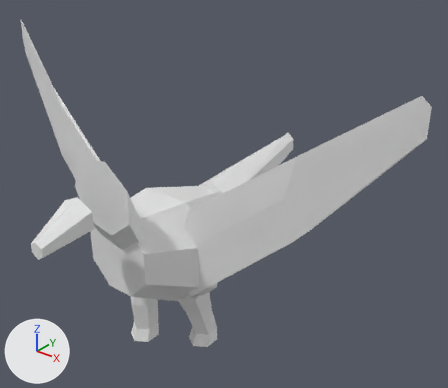
What one commit did to the OBJ model data/animals/cardeal/walk/1.obj.
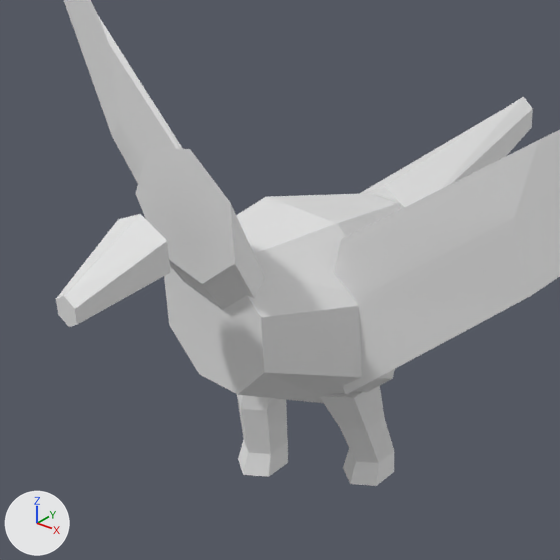
Old and new are each drawn whole from a camera (50 mm lens) standing at (0.582, -0.59, 0.663) and looking at (0.045, 0.082, 0.247) and again close up on the part from 0% to 69% of the width and 20% to 100% of the height. The lights are fixed; the arrows at lower left show +X, +Y and +Z. The first two pictures are the older version. Where no turn or scale is listed for an object, it has been applied to the vertices.

The older version as bpy lines, for what is in view:
```python
me_cardeal_walk_1 = bpy.data.meshes.new('cardeal_walk_1')
me_cardeal_walk_1.from_pydata(...)  # 156 vertices, 280 faces; spans x -0.362..0.36, y -0.228..0.306, z 0.0..0.472
ob_cardeal_walk_1 = bpy.data.objects.new('cardeal_walk_1', me_cardeal_walk_1)
ob_cardeal_walk_1.location = (0.0, 0.0, 0.0)
```
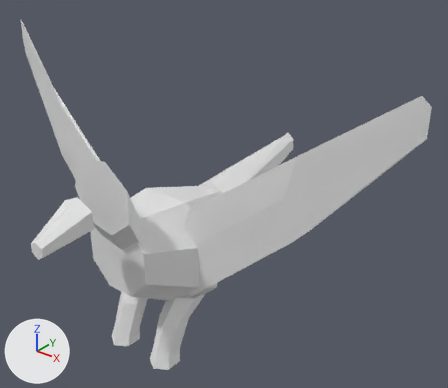
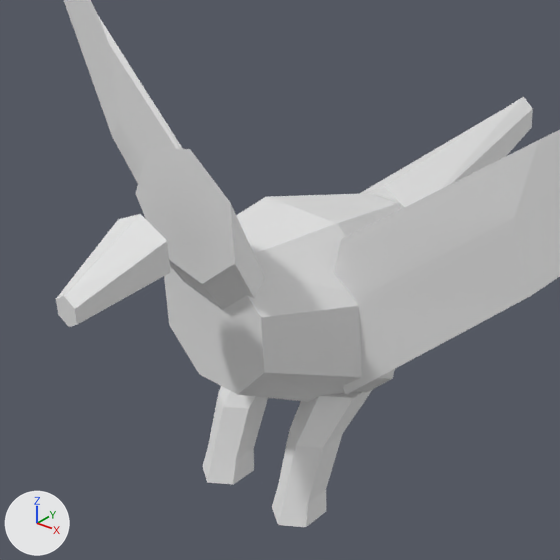
The newer file is also turned or shifted as a whole; pictures and numbers use the older file's frame.

Location of each change, [x1, y1, x2, y2] in pixels of the close-ups (560 x 560 px; the box of a moved part takes in the faces that stretch with it):
'cardeal_walk_1', reshaped
    before: [56, 0, 560, 486]
    after: [56, 0, 560, 527]
part 1 of me_cardeal_walk_1, moved or reshaped
    before: [343, 448, 394, 486]
    after: [272, 487, 326, 527]
part 2 of me_cardeal_walk_1, moved or reshaped
    before: [319, 386, 394, 463]
    after: [278, 389, 373, 503]
part 3 of me_cardeal_walk_1, moved or reshaped
    before: [238, 440, 288, 477]
    after: [202, 447, 254, 485]
part 4 of me_cardeal_walk_1, moved or reshaped
    before: [237, 394, 288, 454]
    after: [208, 386, 268, 461]

Patch to the scene script:
```diff
--- a/data/animals/cardeal/walk/1.obj.py
+++ b/data/animals/cardeal/walk/1.obj.py
@@ me_cardeal_walk_1 @@
 # used by ob_cardeal_walk_1; location = (0.0, 0.0, 0.0)
-me_cardeal_walk_1.from_pydata(...)  # 156 vertices, 280 faces; spans x -0.362..0.36, y -0.228..0.306, z 0.0..0.472
+me_cardeal_walk_1.from_pydata(...)  # 156 vertices, 280 faces; spans x -0.362..0.36, y -0.228..0.306, z 0.018..0.472
+# me_cardeal_walk_1 part 1: all 13 vertices in x 0.023..0.063, y 0.003..0.055, z 0.003..0.023 are moved by (0.0, -0.09, 0.015)
+# me_cardeal_walk_1 part 2: all 6 vertices in x 0.024..0.062, y -0.008..0.041, z 0.07 are moved by (0.0, -0.054, 0.014)
+# me_cardeal_walk_1 part 3: all 13 vertices in x -0.063..-0.023, y -0.045..0.007, z 0.0..0.02 are moved by (0.0, -0.042, 0.018)
+# me_cardeal_walk_1 part 4: all 6 vertices in x -0.062..-0.024, y -0.041..0.008, z 0.07 are moved by (0.0, -0.021, 0.014)
```
